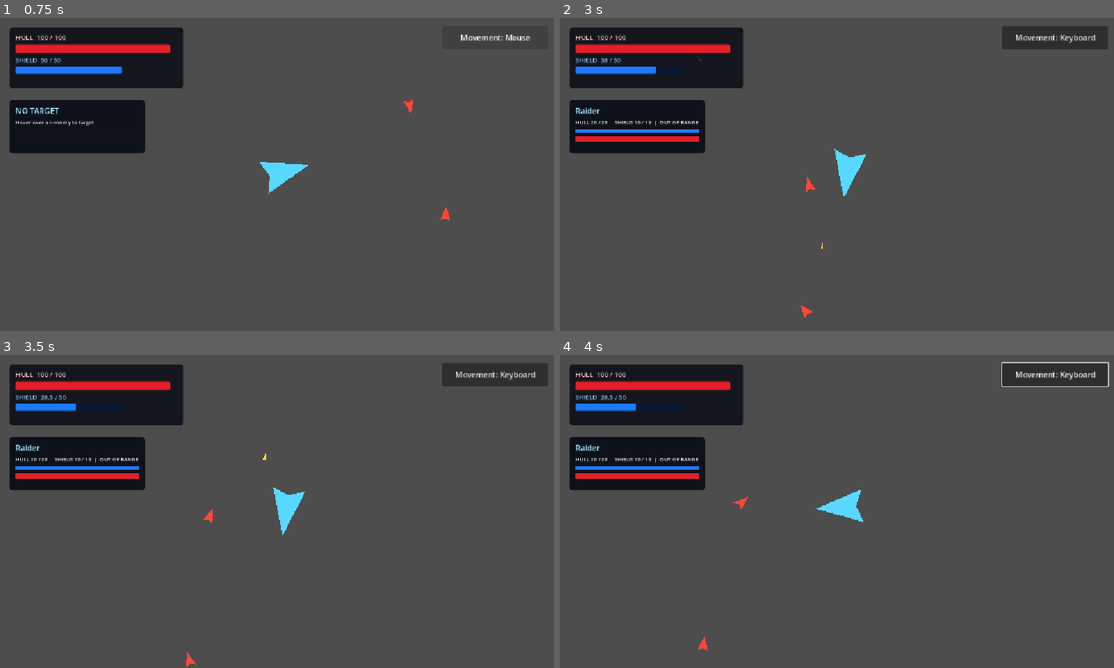
Above: before the commit, frames 1-4 (two rows, left to right).
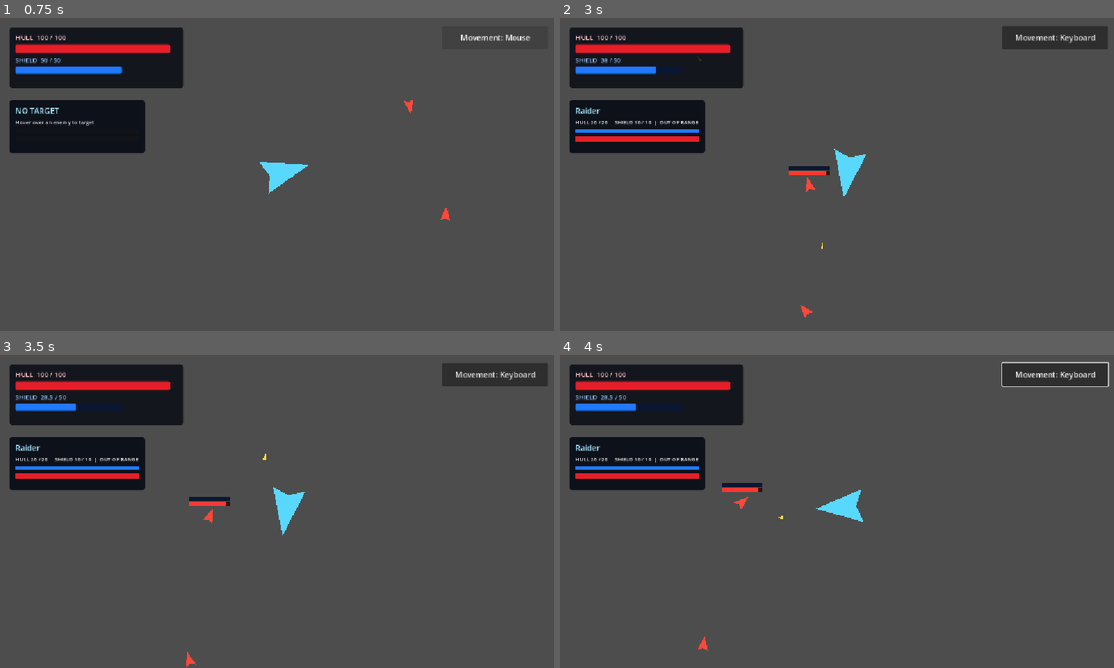
Above: after the commit, the same moments.

Repository: Bbran4/SpaceDelivery
Game: Godot game, scene res://scenes/tests/hud_test.tscn
Two runs of this game, one before a commit and one after it. Both use one fixed random seed, a clock stepped at 60 frames per second and the inputs below.
Inputs (mouse positions are in pixels of both pictures, inside the frame that each line leads up to):
- Up to frame 1 (0.75 s): click "Movement: Keyboard" at 0.5 s
- Up to frame 2 (3 s): click "Movement: Mouse" at 1.25 s; move the mouse to (958, 158) at 2.02 s; hold D (right) 2.03-2.75 s; hold Tab 2.03-2.75 s; click (958, 158) at 2.17 s; drag from (726, 190) to (593, 105) at 2.77 s
- Up to frame 3 (3.5 s): no input
- Up to frame 4 (4 s): move the mouse to (892, 442) at 3.52 s; hold D (right) from 3.53 s (still down); hold Tab from 3.53 s (still down)

Frame 1 is identical in both runs. In frame 2, 0.2% of the frame differs, in the area x 41-49%, y 47-51%; in frame 3, 0.2%; in frame 4, 0.2%, in the area x 29-41%, y 40-53%.

Commit message:
Allow every weapon to independently acquire targets

Diff:
--- a/scripts/weapon.gd
+++ b/scripts/weapon.gd
@@ -44,12 +44,17 @@
 		if controller == null:
 			return null
 		var selected_target: Ship = controller.current_target
-		if selected_target == null or selected_target.is_destroyed:
-			return null
-		if ship.global_position.distance_to(selected_target.global_position) > weapon_data.range:
-			return null
-		return selected_target
+		if selected_target != null and not selected_target.is_destroyed:
+			if ship.global_position.distance_to(selected_target.global_position) <= weapon_data.range:
+				return selected_target
+		# If the selected target was destroyed or is outside this weapon's range,
+		# this weapon independently acquires another hostile target.
+		return _find_nearest_target_in_range()
 
+	return _find_nearest_target_in_range()
+
+
+func _find_nearest_target_in_range() -> Ship:
 	var nearest_target: Ship
 	var nearest_distance: float = weapon_data.range
 
